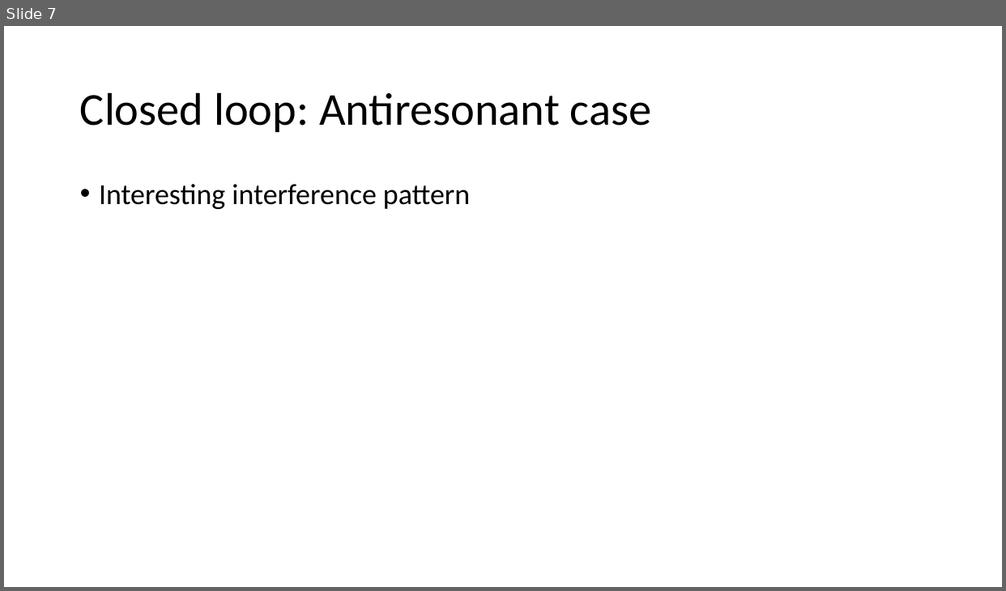
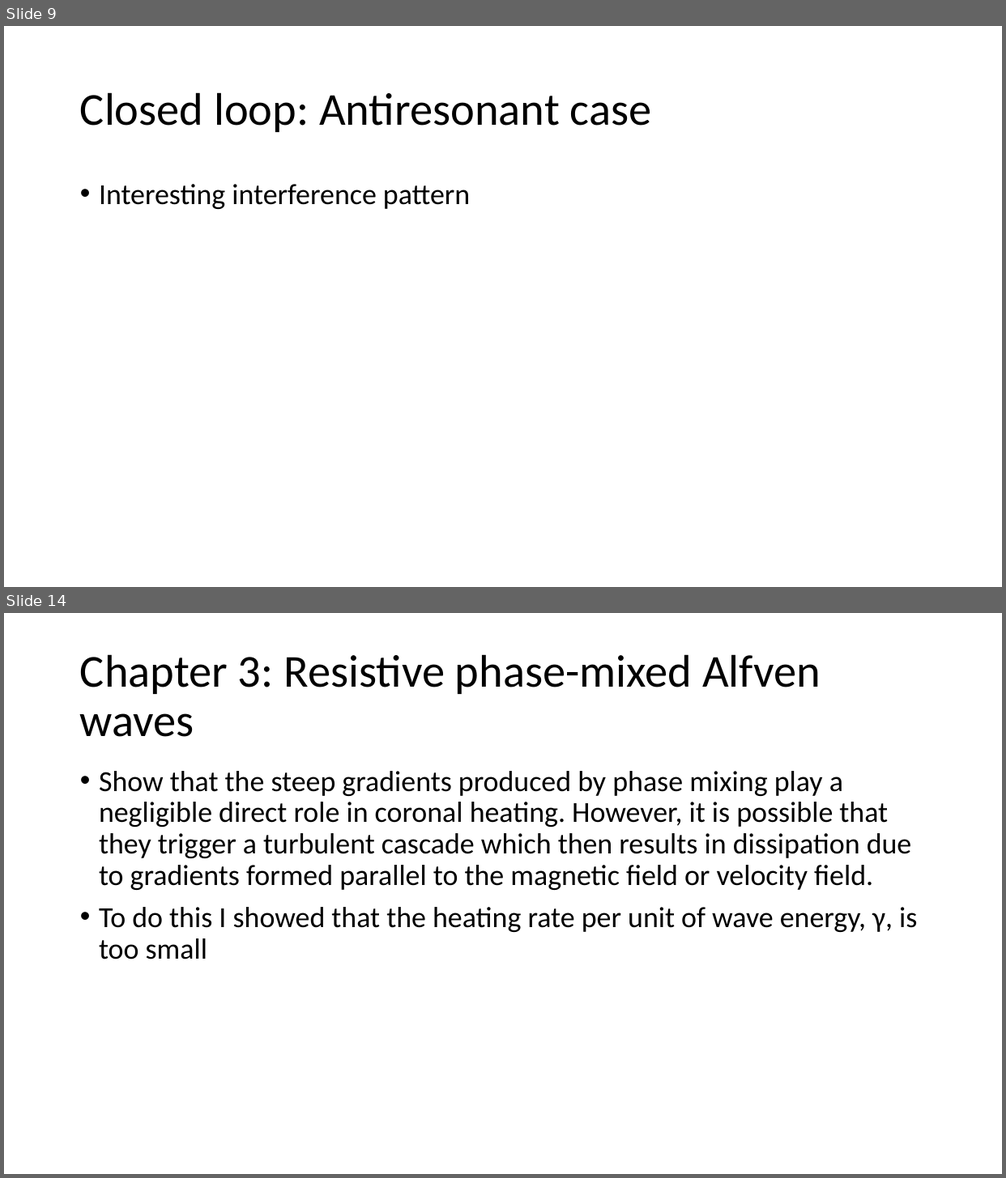
Before and after one commit to aleksyprok/apkp_thesis, a slide deck: Presentation/thesis_overview.pptx. Shown one above the other, each under a label of ours: slide 7 before the commit, slides 9 and 14 after it; the slides between them are not shown. The pictures are 1006x591 and 1006x1178 pixels, drawn with LibreOffice and Linux fonts; fonts in the diff are those of the drawing. Boxes give left, top, right and bottom in pixels: in the first picture for what was removed or moved away, otherwise in the second. Text is boxed around its words. In the diff, an @@ line names an element or a change of style, - is before the commit and + after.

```diff
--- a/Presentation/thesis_overview.pptx
+++ b/Presentation/thesis_overview.pptx
@@ slide 14 added at [4,613,1002,1174], background #FFFFFF @@
@@ title added at [80,654,820,737], 44 pt, text #000000 @@
+Chapter 3: Resistive phase-mixed Alfven waves
@@ text added at [99,771,917,960], 28 pt, text #000000 @@
+• Show that the steep gradients produced by phase mixing play a negligible direct role in coronal heating. However, it is possible that they trigger a turbulent cascade which then results in dissipation due to gradients formed parallel to the magnetic field or velocity field.
+• To do this I showed that the heating rate per unit of wave energy, γ, is too small
@@ what was slide 7 is now slide 9 @@
```
Also in this commit, not shown: 1 slide changed, 6 other slides added.
